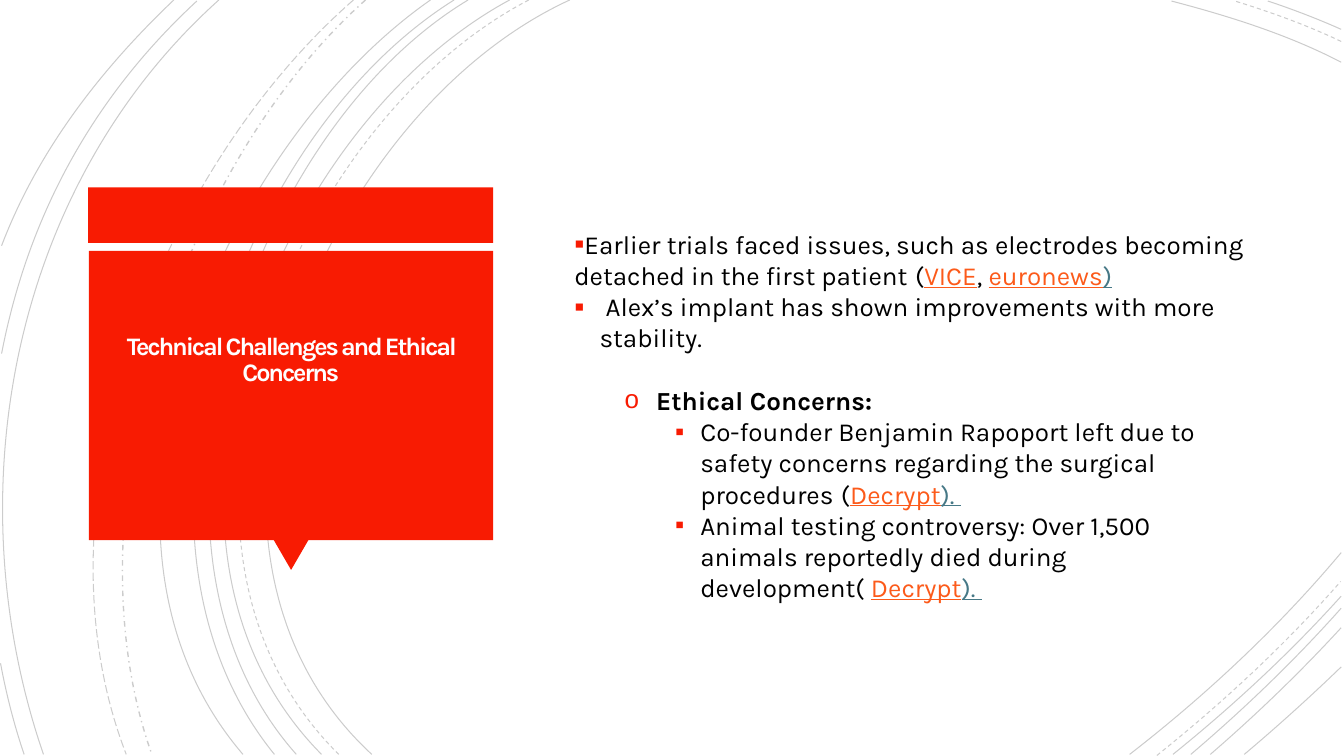
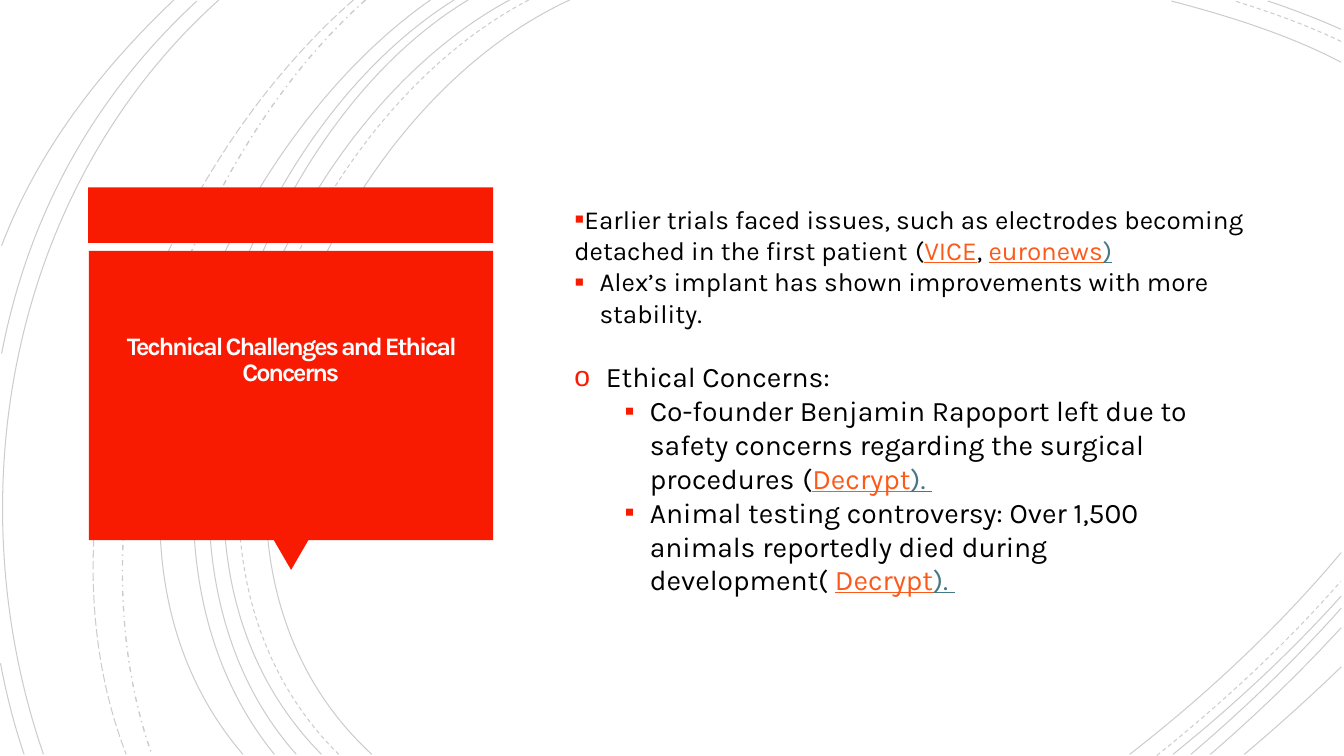
Before and after one commit to Tangerinedream13/csci344-old, a slide deck: slide 3 of homework/Homework 1 Powerpoint.pptx. Drawn at 1344x756 pixels with LibreOffice and Linux fonts; fonts in the diff are those of the drawing. Boxes give left, top, right and bottom in pixels: in the first picture for what was removed or moved away, otherwise in the second. Text is boxed around its words. In the diff, an @@ line names an element or a change of style, - is before the commit and + after.

```diff
--- a/homework/Homework 1 Powerpoint.pptx
+++ b/homework/Homework 1 Powerpoint.pptx
@@ text at [606,367,1187,597]: size 18.6 to 20.1 pt in "Ethical Concerns:", "Co-founder Benjamin Rapoport left due to safety ...", "Animal testing controversy: Over 1,500 animals reportedly ..."; bold off in "Ethical Concerns:"; list level 2 to 1 in "Ethical Concerns:"; list level 3 to 2 in "Co-founder Benjamin Rapoport left due ..."; list level 3 to 2 in "Animal testing controversy: Over 1,500 ..." @@
```
Also in this commit, not shown: 3 other slides changed, 44 other files.
